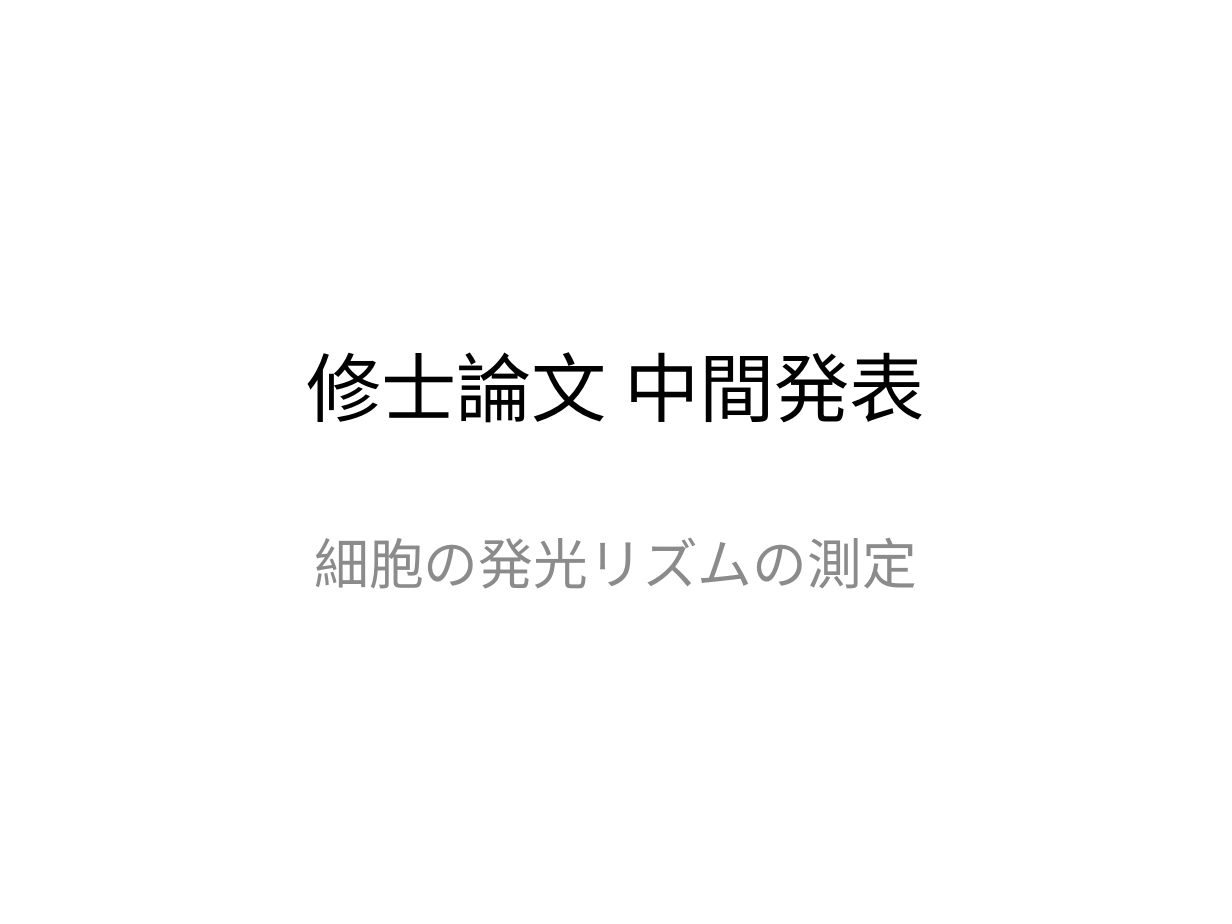
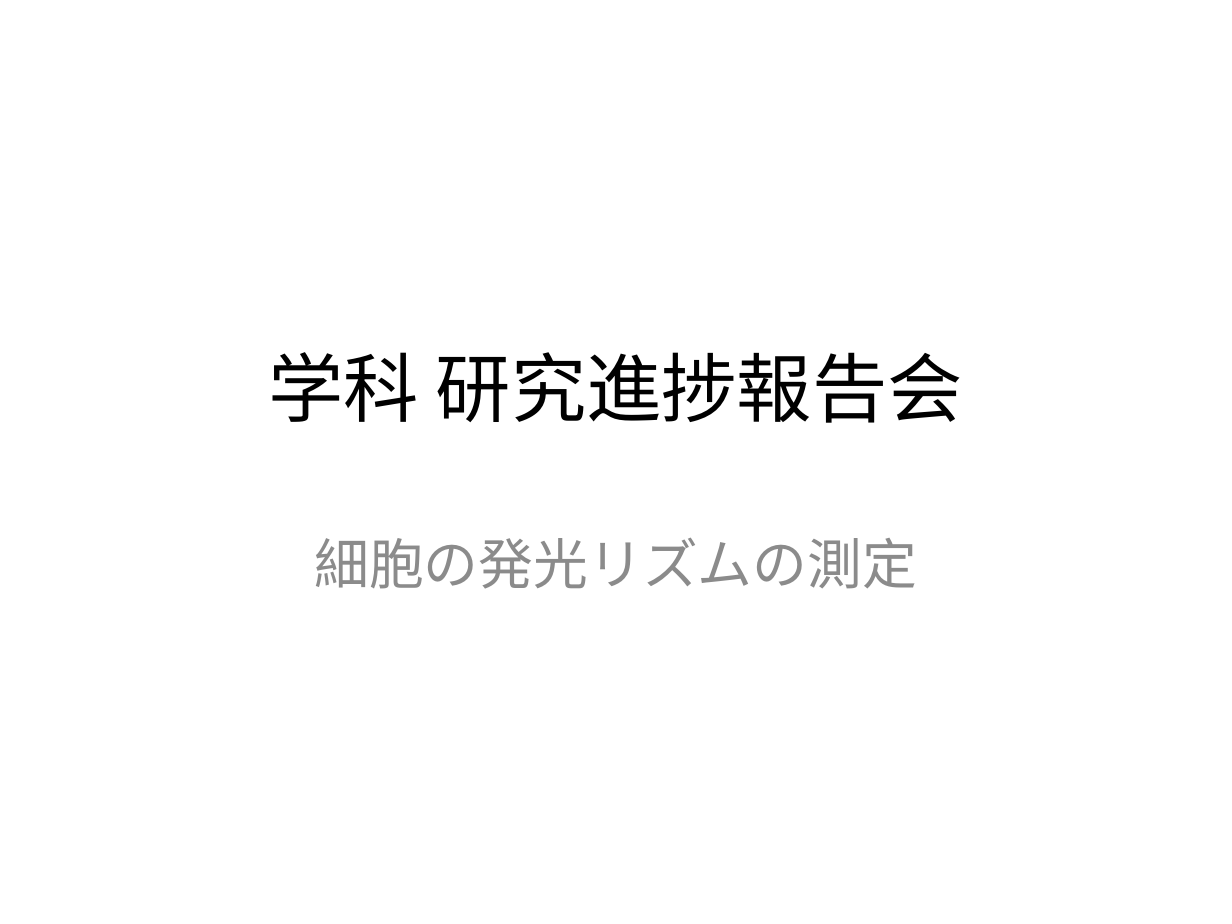
Before and after one commit to koido/pages-check-1112, a slide deck: slide 1 of f/756e105222.pptx. Drawn at 1232x924 pixels with LibreOffice and Linux fonts; fonts in the diff are those of the drawing. Boxes give left, top, right and bottom in pixels: in the first picture for what was removed or moved away, otherwise in the second. Text is boxed around its words. In the diff, an @@ line names an element or a change of style, - is before the commit and + after.

```diff
--- a/f/756e105222.pptx
+++ b/f/756e105222.pptx
@@ title at <box>268,352,963,423</box>: text changed @@
-修士論文 中間発表
+学科 研究進捗報告会
```
Also in this commit, not shown: 12 other files.
